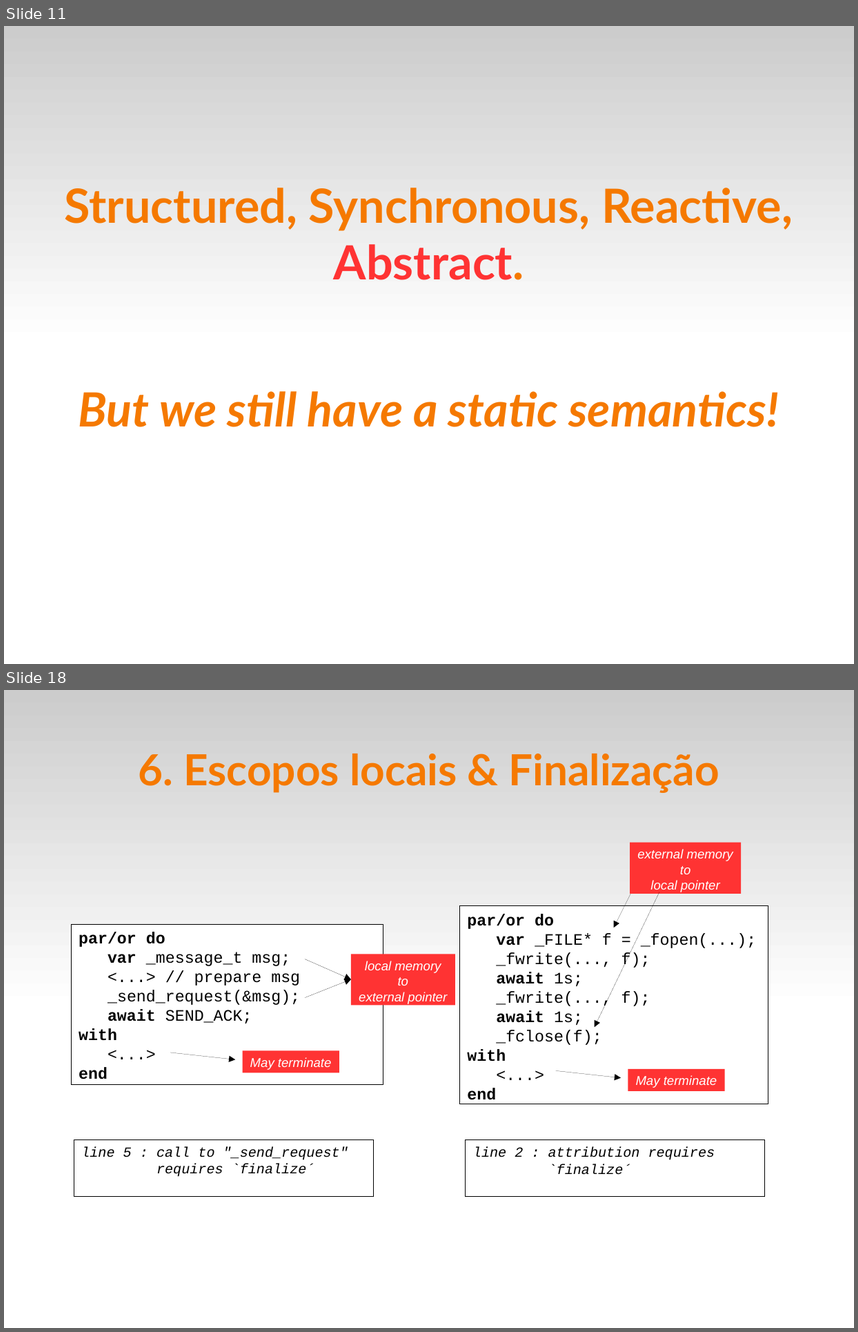
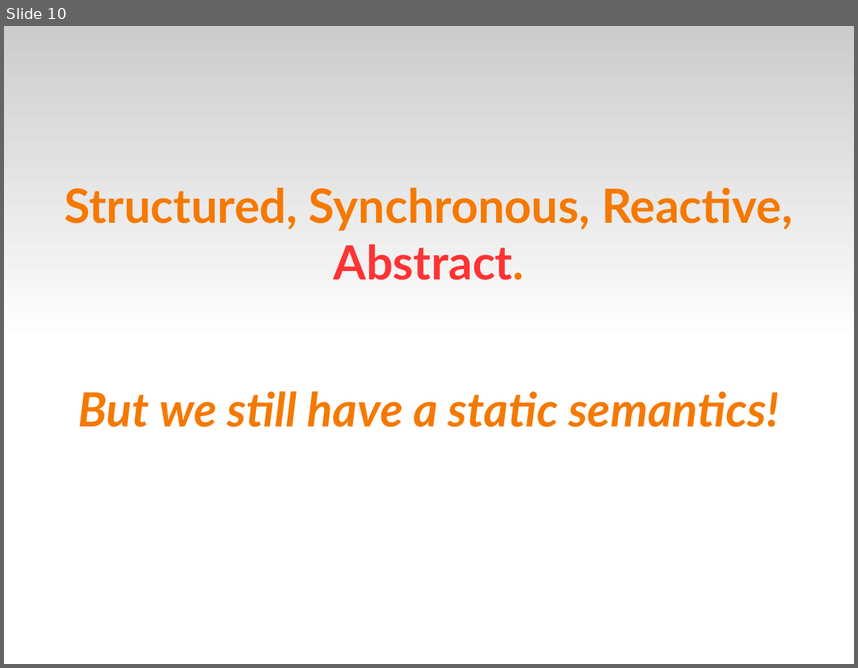
Before and after one commit to fsantanna-no/ceu-docs, a slide deck: ceu_mod.odp. Shown one above the other, each under a label of ours: slides 11 and 18 before the commit, slide 10 after it; the slides between them are not shown. The pictures are 858x1332 and 858x668 pixels, drawn with LibreOffice and Linux fonts; fonts in the diff are those of the drawing. Boxes give left, top, right and bottom in pixels: in the first picture for what was removed or moved away, otherwise in the second. Text is boxed around its words. In the diff, an @@ line names an element or a change of style, - is before the commit and + after.

```diff
--- a/ceu_mod.odp
+++ b/ceu_mod.odp
@@ slide 18 removed at <box>4,690,854,1328</box>, background #FFFFFF; not listed: 1 template element that a slide beside it also shows @@
@@ title removed at <box>139,753,720,793</box> @@
-6. Escopos locais & Finalização
@@ rectangle removed at <box>631,842,742,893</box> @@
-external memory
-to
-local pointer
@@ arrow removed from (660, 892) to (595, 1027) @@
@@ arrow removed from (633, 889) to (614, 927) @@
@@ rectangle removed at <box>460,906,769,1103</box> @@
-par/or do
-var _FILE* f = _fopen(...);
-_fwrite(..., f);
-await 1s;
-_fwrite(..., f);
-await 1s;
-_fclose(f);
-with
-<...>
-end
@@ rectangle removed at <box>71,925,383,1085</box> @@
-par/or do
-var _message_t msg;
-<...> // prepare msg
-_send_request(&msg);
-await SEND_ACK;
-with
-<...>
-end
@@ rectangle removed at <box>351,954,455,1005</box> @@
-local memory
-to
-external pointer
@@ arrow removed from (305, 959) to (351, 979) @@
@@ arrow removed from (305, 998) to (351, 979) @@
@@ arrow removed from (170, 1052) to (235, 1060) @@
@@ rectangle removed at <box>242,1050,339,1073</box> @@
-May terminate
@@ arrow removed from (556, 1070) to (621, 1078) @@
@@ rectangle removed at <box>628,1069,725,1091</box> @@
-May terminate
@@ rectangle removed at <box>74,1139,374,1196</box> @@
-line 5 : call to "_send_request" requires `finalize´
@@ rectangle removed at <box>466,1140,765,1197</box> @@
-line 2 : attribution requires `finalize´
@@ what was slide 11 is now slide 10 @@
```
Also in this commit, not shown: 13 slides changed, 4 slides added, 14 other slides removed.
